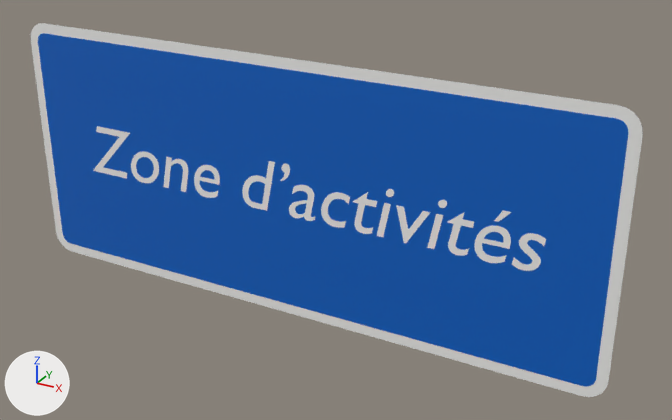
The glTF model panneaux/06_D_direction/Dc29.glb as it was, and as the next commit left it.
Before and after are seen from a 50 mm lens placed at (0.826, -1.326, 0.65), pointed at (0.081, 0.029, -0.028). The axes (+X, +Y, +Z) are drawn at lower left. The lights are the same throughout. The picture after the commit comes second. Where no turn or scale is listed for an object, it has been applied to the vertices. Vertices at exactly the same position are counted once.

Names of what the first picture shows: 'Dc29_cadre00', 'Dc29_fond01', 'Dc29_txt02' and 1 more.
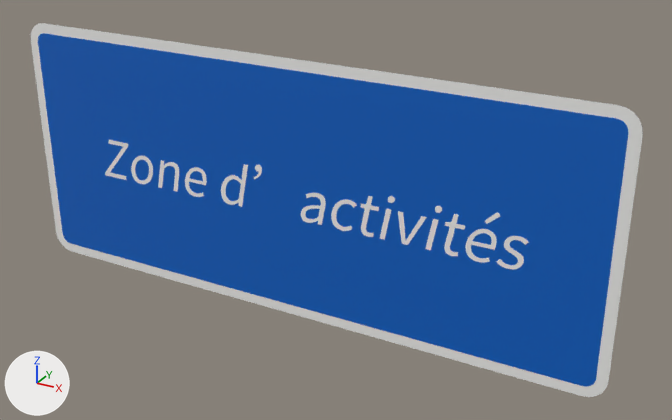
What differs and where, as boxes (x1, y1, x2, y2) in the pictures (672 x 420 px; the box of a moved part takes in the faces that stretch with it):
'Dc29_txt02', reshaped (6% narrower, 11% shorter): before (93, 126, 546, 271); after (105, 140, 529, 269)
part 1 of me_t_105, moved or reshaped: before (427, 214, 443, 249); after (425, 219, 439, 250)
part 2 of me_t_105, added: after (379, 209, 391, 240)
part 3 of me_t_105, rebuilt (15% narrower, 9% shorter): before (194, 165, 220, 198); after (185, 167, 207, 197)
part 4 of me_t_105, rebuilt (21% narrower, 12% shorter): before (131, 151, 159, 183); after (131, 156, 153, 184)
part 5 of me_t_105, rebuilt (34% narrower, 24% shorter): before (93, 126, 130, 179); after (105, 140, 129, 180)
part 6 of me_t_105, rebuilt (17% narrower, 10% shorter): before (396, 205, 431, 243); after (398, 211, 427, 245)
part 7 of me_t_105, added: after (221, 164, 248, 207)
part 8 of me_t_105, added: after (444, 214, 465, 256)
part 9 of me_t_105, deleted: before (280, 164, 290, 181)
part 10 of me_t_105, moved or reshaped: before (163, 157, 546, 271); after (158, 160, 529, 269)

Edits to the bpy script that builds the scene:
```text
Change me_t_105:
    used by ob_dc29_txt02; location = (0.0, -0.002, 0.0)
    remove me_t_105.from_pydata(...)  # 2270 vertices, 4488 faces; spans x -0.471..0.477, y 0.0, z -0.045..0.057
    add me_t_105.from_pydata(...)  # 2384 vertices, 4716 faces; spans x -0.439..0.449, y 0.0, z -0.049..0.048
    me_t_105 part 1: the loose piece of 8 vertices spanning x 0.275..0.301, y 0.0, z -0.044..0.022 is scaled about its middle by (-0.835, 1, -0.9), then moved by (-0.006, 0.0, -0.007)
    me_t_105 part 2: the loose piece of 8 vertices spanning x 0.275..0.301, y 0.0, z -0.044..0.022 is copied, and the copy is scaled about its middle by (-0.835, 1, -0.9), then moved by (-0.093, 0.0, -0.007); it spans x 0.185..0.206, y 0.0, z -0.048..0.012
    me_t_105 part 3: the loose piece of 198 vertices spanning x -0.212..-0.151, y 0.0, z -0.045..0.023 is rebuilt with 222 vertices and now spans x -0.235..-0.182, y 0.0, z -0.049..0.013
    me_t_105 part 4: the loose piece of 192 vertices spanning x -0.367..-0.295, y 0.0, z -0.045..0.023 is rebuilt with 192 vertices and now spans x -0.367..-0.311, y 0.0, z -0.049..0.013
    me_t_105 part 5: the loose piece of 16 vertices spanning x -0.471..-0.361, y 0.0, z -0.044..0.056 is rebuilt with 20 vertices and now spans x -0.439..-0.368, y 0.0, z -0.048..0.032
    me_t_105 part 6: the loose piece of 14 vertices spanning x 0.215..0.278, y 0.0, z -0.045..0.022 is rebuilt with 64 vertices and now spans x 0.218..0.272, y 0.0, z -0.048..0.012
    me_t_105 part 7: a new loose piece of 208 vertices spanning x -0.15..-0.086, y 0.0, z -0.049..0.039, in mat_blanc_retro (white #f3f3f1)
    me_t_105 part 8: a new loose piece of 120 vertices spanning x 0.305..0.341, y 0.0, z -0.049..0.028, in mat_blanc_retro (white #f3f3f1)
    me_t_105 part 9: the loose piece of 122 vertices spanning x -0.017..0.005, y 0.0, z 0.021..0.057 is deleted
    me_t_105 part 10: 12 vertices moved within x 0.116..0.384, y 0.0, z -0.045..0.034; 1682 vertices removed from x -0.289..0.477, y 0.0, z -0.045..0.056; 1504 vertices added at x -0.302..0.449, y 0.0, z -0.049..0.048
```
